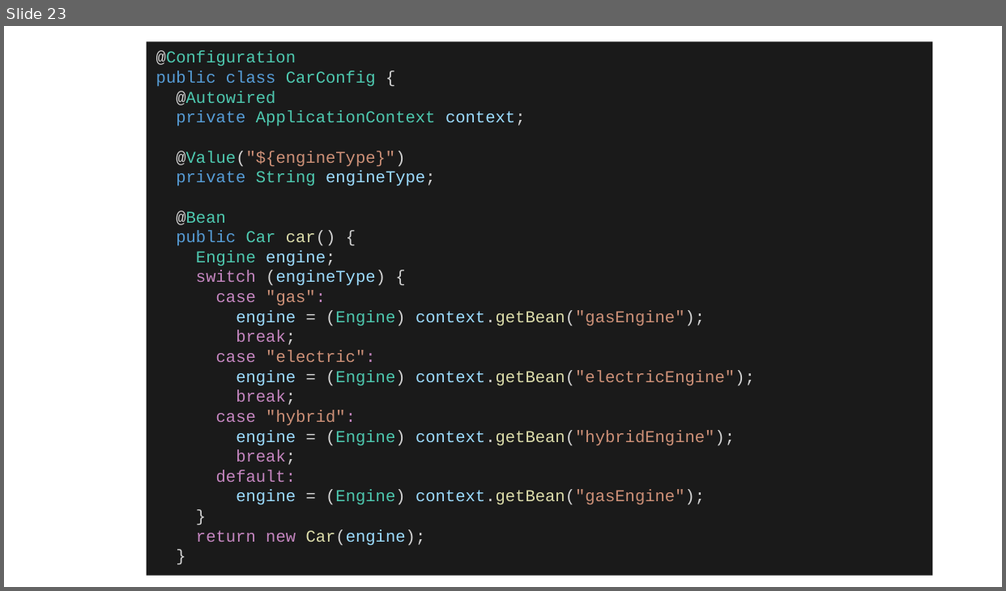
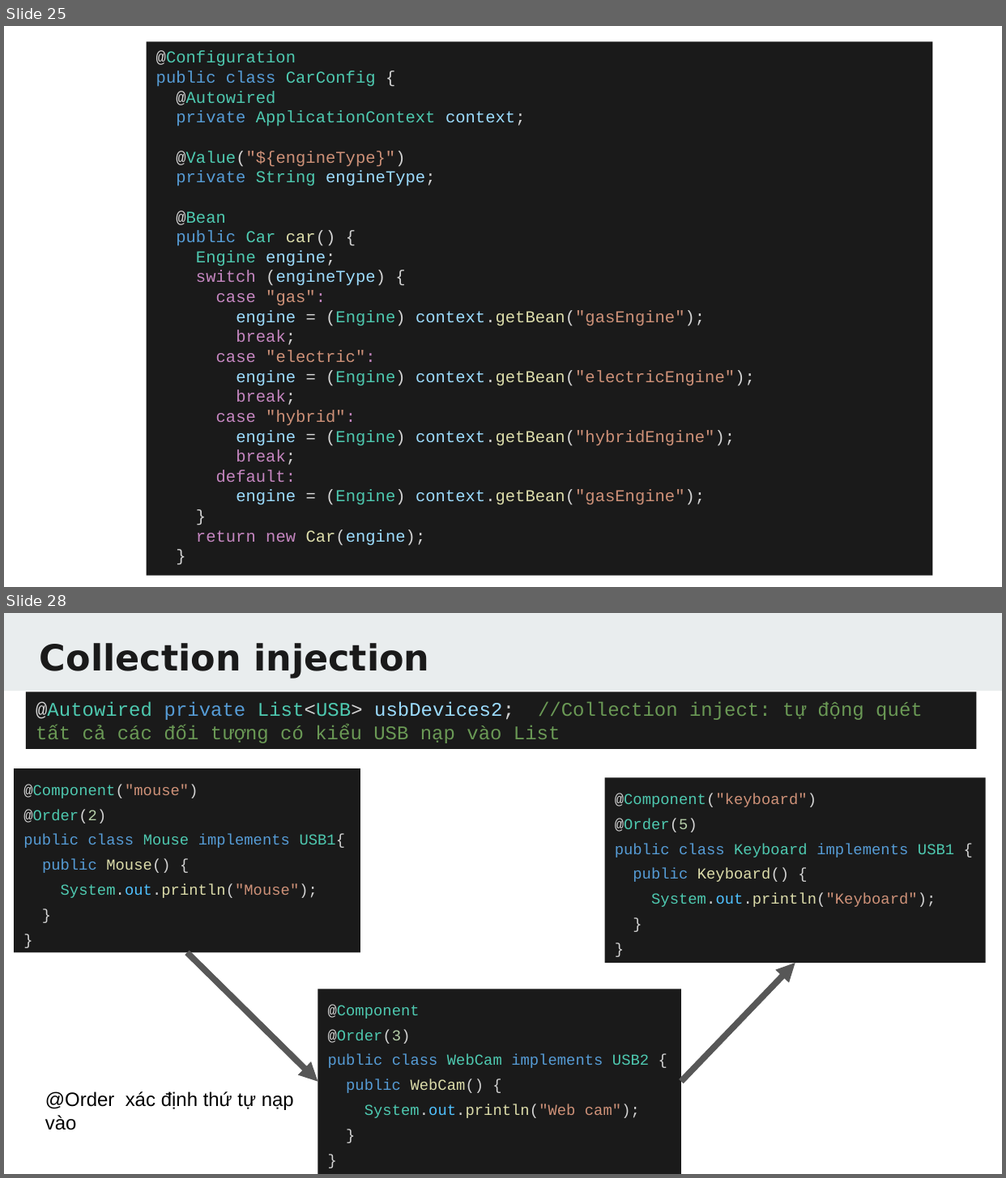
Before and after one commit to TechMaster/springboot2, a slide deck: 07 Dependency Injection/DependencyInjection.pptx. Shown one above the other, each under a label of ours: slide 23 before the commit, slides 25 and 28 after it; the slides between them are not shown. The pictures are 1006x591 and 1006x1178 pixels, drawn with LibreOffice and Linux fonts; fonts in the diff are those of the drawing. Boxes give left, top, right and bottom in pixels: in the first picture for what was removed or moved away, otherwise in the second. Text is boxed around its words. In the diff, an @@ line names an element or a change of style, - is before the commit and + after.

```diff
--- a/07 Dependency Injection/DependencyInjection.pptx
+++ b/07 Dependency Injection/DependencyInjection.pptx
@@ slide 28 added at (x1=4, y1=613, x2=1002, y2=1174), background #FFFFFF @@
@@ rectangle added at (x1=4, y1=613, x2=1002, y2=691), fill #E9EDEE @@
@@ title added at (x1=40, y1=643, x2=429, y2=679), 26 pt, text #1A1A1A, bold @@
+Collection injection
@@ rectangle added at (x1=26, y1=692, x2=976, y2=749), fill #1A1A1A, 14 pt, text #6A9955 @@
+@Autowired private List<USB> usbDevices2; //Collection inject: tự động quét tất cả các đối tượng có kiểu USB nạp vào List
@@ rectangle added at (x1=14, y1=769, x2=360, y2=953), fill #1A1A1A, 11 pt, text #4EC9B0 @@
+@Component("mouse")
+@Order(2)
+public class Mouse implements USB1{
+public Mouse() {
+System.out.println("Mouse");
+}
+}
@@ rectangle added at (x1=605, y1=777, x2=985, y2=963), fill #1A1A1A, 11 pt, text #4EC9B0 @@
+@Component("keyboard")
+@Order(5)
+public class Keyboard implements USB1 {
+public Keyboard() {
+System.out.println("Keyboard");
+}
+}
@@ arrow added from (186, 952) to (317, 1082), #575757 4.5 pt @@
@@ arrow added from (682, 1082) to (795, 963), #575757 4.5 pt @@
@@ rectangle added at (x1=317, y1=989, x2=680, y2=1174), fill #1A1A1A, 11 pt, text #4EC9B0 @@
+@Component
+@Order(3)
+public class WebCam implements USB2 {
+public WebCam() {
+System.out.println("Web cam");
+}
+}
@@ text added at (x1=45, y1=1092, x2=294, y2=1131), 14 pt, text #000000 @@
+@Order xác định thứ tự nạp
+vào
@@ what was slide 23 is now slide 25 @@
```
Also in this commit, not shown: 3 slides changed, 5 other slides added, 1 slide removed, 35 other files.
